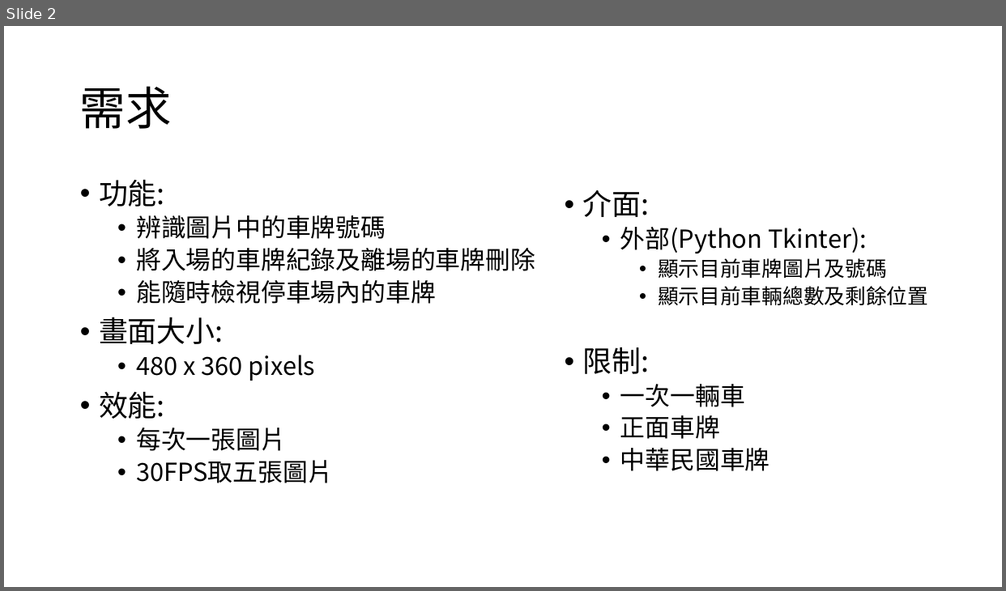
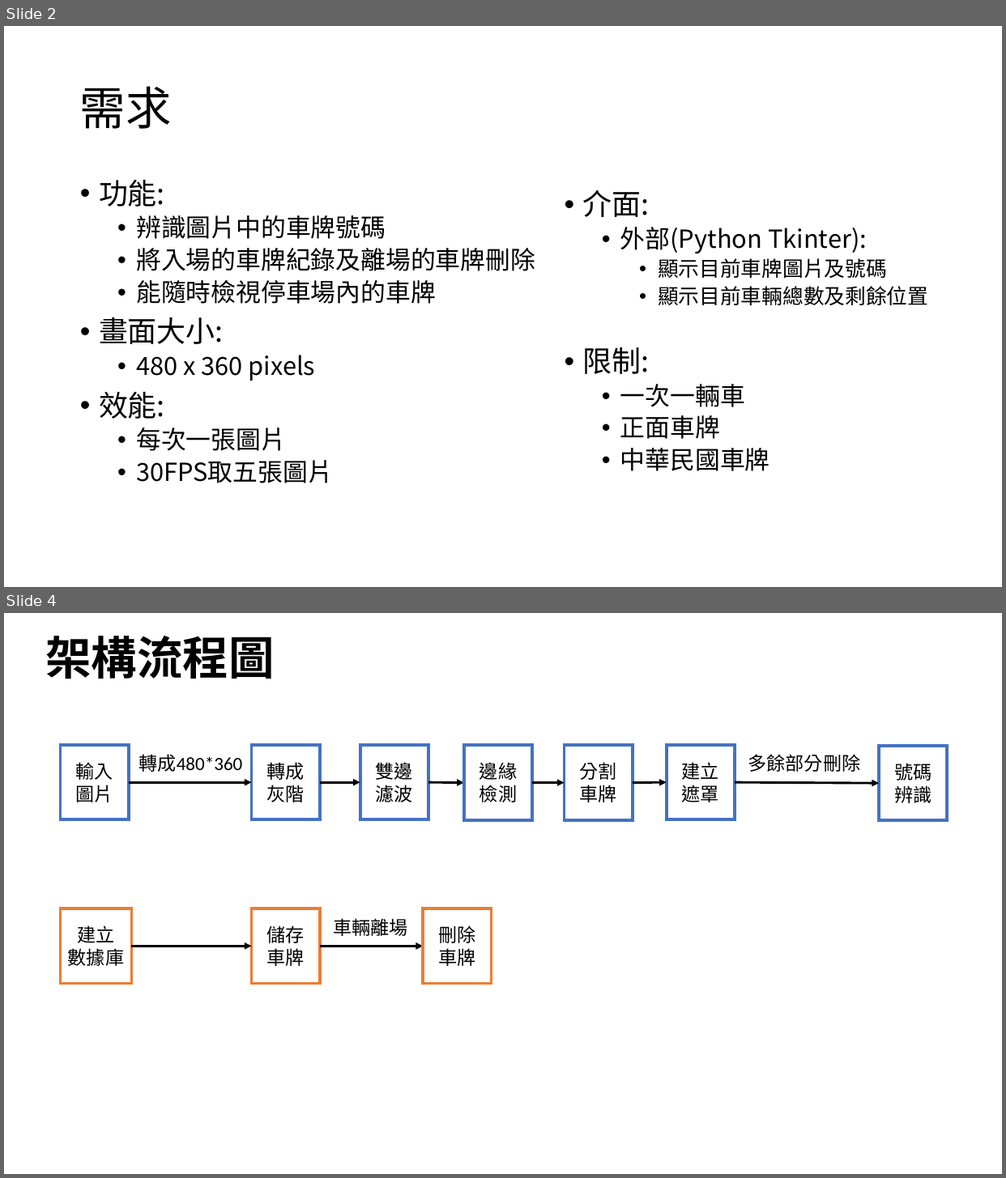
Before and after one commit to Koukya/Embedded-Image-Processing, a slide deck: 車牌辨識.pptx. Shown one above the other, each under a label of ours: slide 2 before the commit, slides 2 and 4 after it; the slides between them are not shown. The pictures are 1006x591 and 1006x1178 pixels, drawn with LibreOffice and Linux fonts; fonts in the diff are those of the drawing. Boxes give left, top, right and bottom in pixels: in the first picture for what was removed or moved away, otherwise in the second. Text is boxed around its words. In the diff, an @@ line names an element or a change of style, - is before the commit and + after.

```diff
--- a/車牌辨識.pptx
+++ b/車牌辨識.pptx
@@ slide 4 added at [4, 613, 1002, 1174], background #FFFFFF @@
@@ title added at [45, 636, 274, 679], 44 pt, text #000000, bold @@
+架構流程圖
@@ rectangle added at [60, 745, 128, 820], fill #FFFFFF, outline #4472C4 3 pt, 18 pt, text #000000 @@
+輸入圖片
@@ text added at [139, 754, 243, 772], 18 pt, text #000000 @@
+轉成480*360
@@ rectangle added at [252, 745, 320, 820], fill #FFFFFF, outline #4472C4 3 pt, 18 pt, text #000000 @@
+轉成灰階
@@ rectangle added at [360, 745, 428, 820], fill #FFFFFF, outline #4472C4 3 pt, 18 pt, text #000000 @@
+雙邊濾波
@@ rectangle added at [464, 746, 533, 820], fill #FFFFFF, outline #4472C4 3 pt, 18 pt, text #000000 @@
+邊緣檢測
@@ rectangle added at [564, 746, 632, 820], fill #FFFFFF, outline #4472C4 3 pt, 18 pt, text #000000 @@
+分割車牌
@@ rectangle added at [667, 745, 735, 820], fill #FFFFFF, outline #4472C4 3 pt, 18 pt, text #000000 @@
+建立遮罩
@@ text added at [748, 754, 861, 772], 18 pt, text #000000 @@
+多餘部分刪除
@@ rectangle added at [879, 746, 948, 820], fill #FFFFFF, outline #4472C4 3 pt, 18 pt, text #000000 @@
+號碼辨識
@@ arrow added from (129, 782) to (252, 782), #000000 2.25 pt @@
@@ arrow added from (320, 782) to (360, 782), #000000 2.25 pt @@
@@ arrow added from (428, 782) to (464, 783), #000000 2.25 pt @@
@@ arrow added from (633, 783) to (667, 782), #000000 2.25 pt @@
@@ arrow added from (735, 782) to (879, 783), #000000 2.25 pt @@
@@ arrow added from (533, 783) to (564, 783), #000000 2.25 pt @@
@@ rectangle added at [60, 909, 131, 983], fill #FFFFFF, outline #ED7D31 3 pt, 18 pt, text #000000 @@
+建立
+數據庫
@@ rectangle added at [252, 909, 320, 983], fill #FFFFFF, outline #ED7D31 3 pt, 18 pt, text #000000 @@
+儲存車牌
@@ text added at [333, 918, 407, 936], 18 pt, text #000000 @@
+車輛離場
@@ rectangle added at [424, 909, 492, 983], fill #FFFFFF, outline #ED7D31 3 pt, 18 pt, text #000000 @@
+刪除車牌
@@ arrow added from (131, 946) to (252, 946), #000000 2.25 pt @@
@@ arrow added from (320, 946) to (424, 946), #000000 2.25 pt @@
```
Also in this commit, not shown: 1 slide changed, 2 slides removed.
